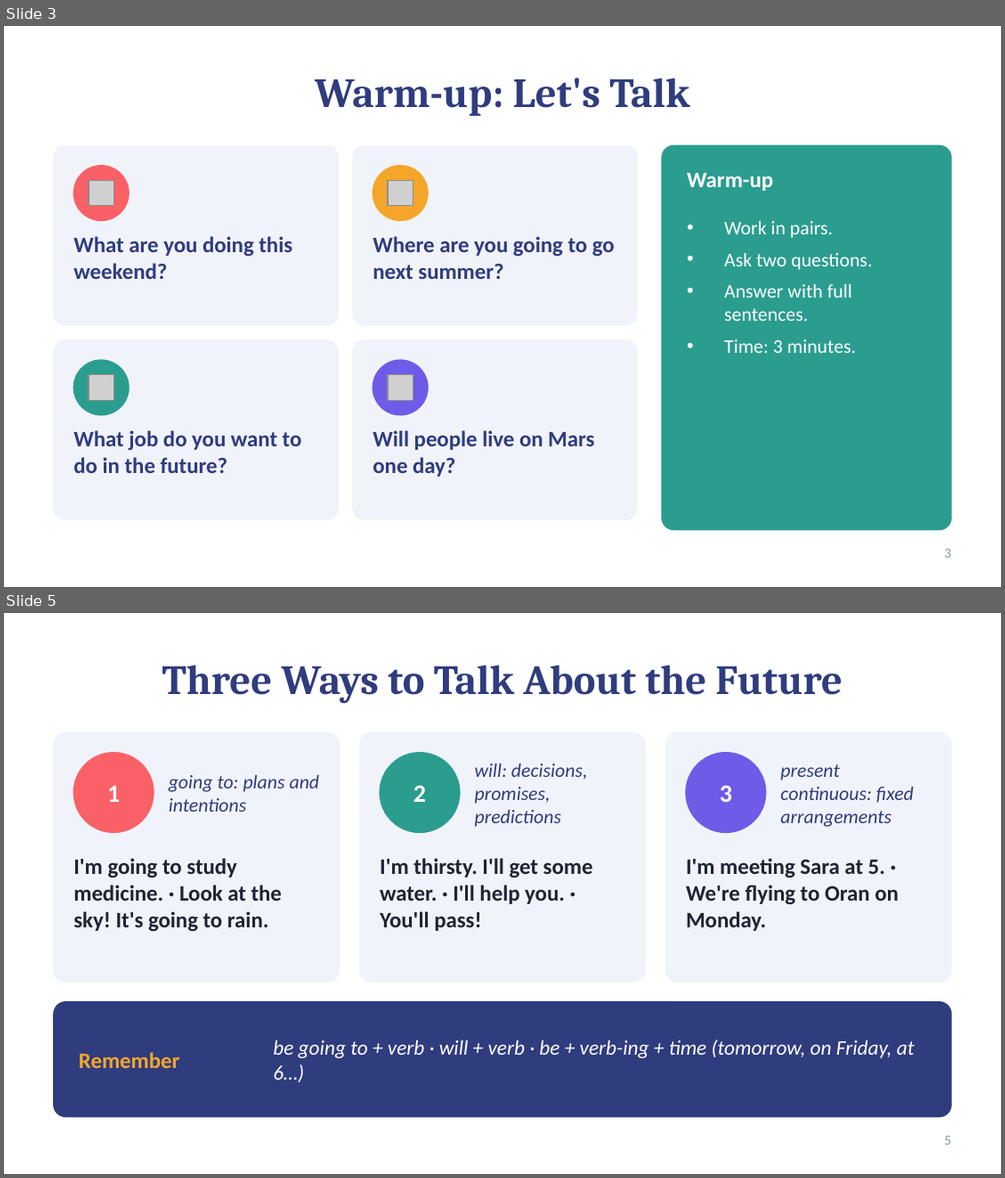
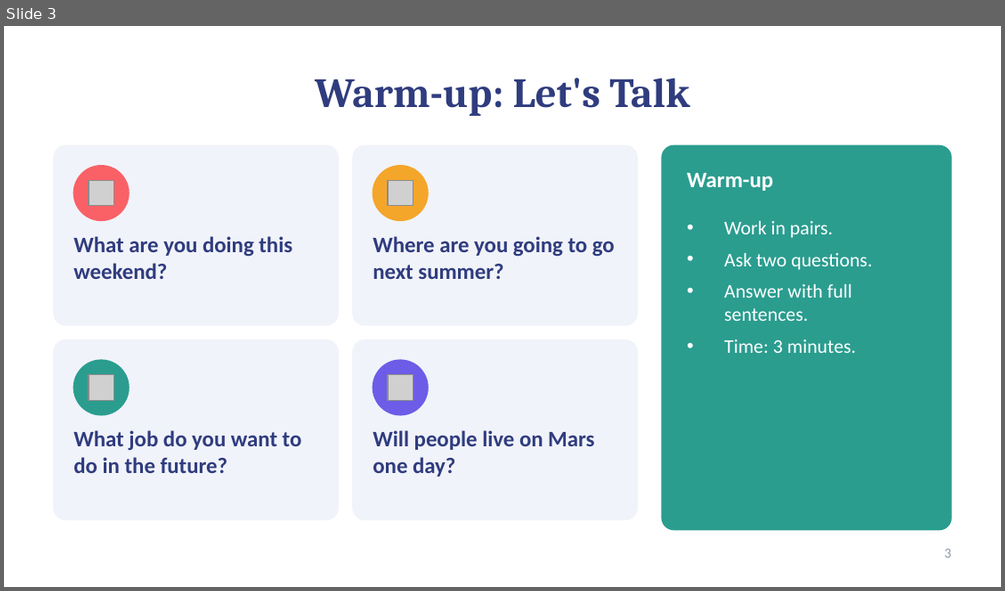
Before and after one commit to moundhermghezzi321-oss/leafgraud, a slide deck: Lesson5_Plans_and_Dreams.pptx. Shown one above the other, each under a label of ours: slides 3 and 5 before the commit, slide 3 after it; the slides between them are not shown. The pictures are 1005x1178 and 1005x591 pixels, drawn with LibreOffice and Linux fonts; fonts in the diff are those of the drawing; grey boxes stand for pictures. Boxes give left, top, right and bottom in pixels: in the first picture for what was removed or moved away, otherwise in the second. Text is boxed around its words. In the diff, an @@ line names an element or a change of style, - is before the commit and + after.

```diff
--- a/Lesson5_Plans_and_Dreams.pptx
+++ b/Lesson5_Plans_and_Dreams.pptx
@@ slide 5 removed at <box>4,613,1001,1174</box>, background #FFFFFF @@
@@ title removed at <box>162,665,841,703</box> @@
-Three Ways to Talk About the Future
@@ rounded rectangle removed at <box>54,732,339,981</box> @@
@@ rounded rectangle removed at <box>360,732,645,981</box> @@
@@ rounded rectangle removed at <box>666,732,951,981</box> @@
@@ ellipse removed at <box>73,753,154,832</box> @@
@@ ellipse removed at <box>380,753,460,832</box> @@
@@ text removed at <box>475,763,587,827</box> @@
-will: decisions, promises, predictions
@@ ellipse removed at <box>686,753,766,832</box> @@
@@ text removed at <box>780,764,914,827</box> @@
-present continuous: fixed arrangements
@@ text removed at <box>107,786,120,802</box> @@
-1
@@ text removed at <box>169,775,320,811</box> @@
-going to: plans and intentions
@@ text removed at <box>413,785,426,802</box> @@
-2
@@ text removed at <box>720,785,732,802</box> @@
-3
@@ text removed at <box>73,858,282,932</box> @@
-I'm going to study medicine. · Look at the sky! It's going to rain.
@@ text removed at <box>380,858,593,931</box> @@
-I'm thirsty. I'll get some water. · I'll help you. · You'll pass!
@@ text removed at <box>686,858,898,931</box> @@
-I'm meeting Sara at 5. · We're flying to Oran on Monday.
@@ rounded rectangle removed at <box>54,1002,951,1117</box> @@
@@ text removed at <box>273,1039,914,1082</box> @@
-be going to + verb · will + verb · be + verb-ing + time (tomorrow, on Friday, at 6…)
@@ text removed at <box>79,1052,180,1068</box> @@
-Remember
@@ page number removed at <box>944,1135,951,1144</box> @@
-5
```
Also in this commit, not shown: 11 slides changed, 7 slides added, 5 other slides removed.
